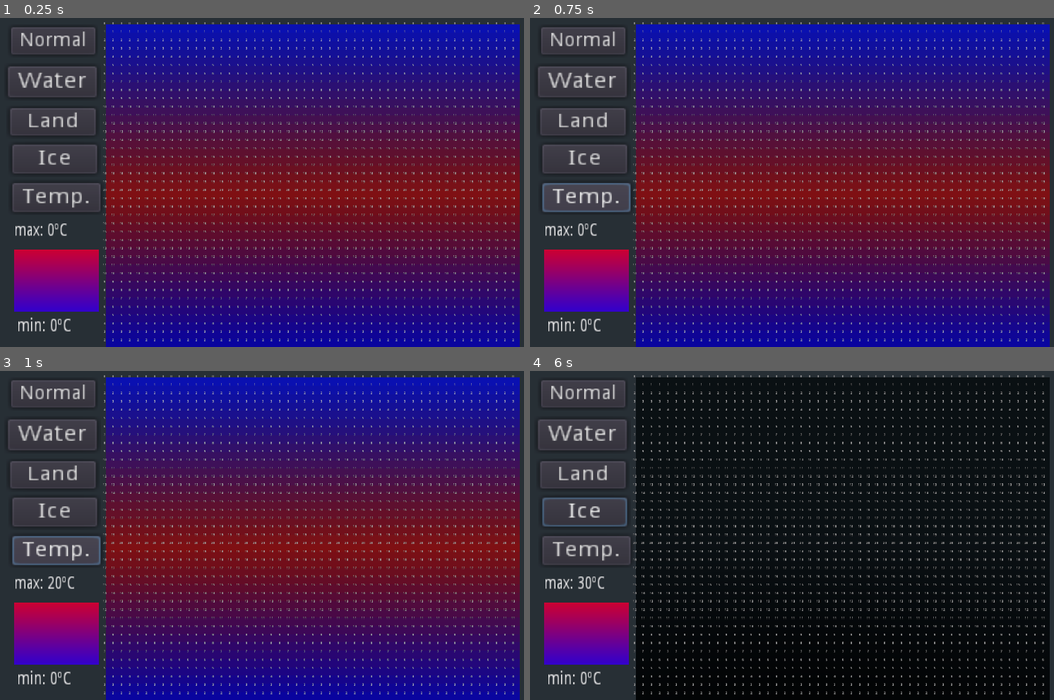
Above: before the commit, frames 1-4 (two rows, left to right).
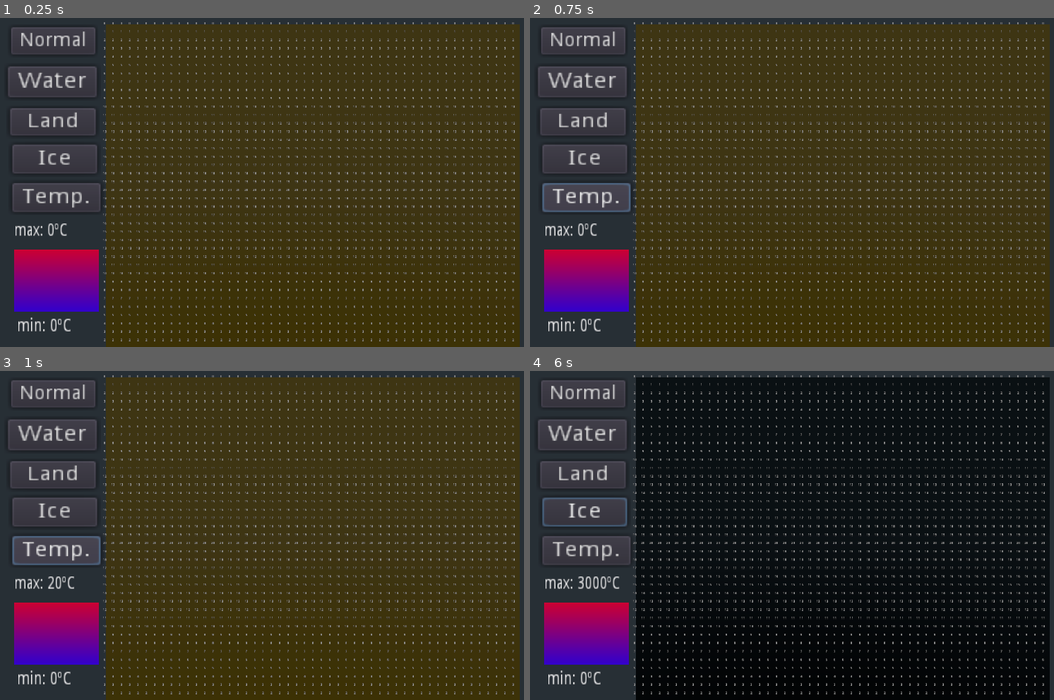
Above: after the commit, the same moments.

Repository: nestorac/earth
Game: Godot game, scene res://Globe.tscn
The game is run twice, just before and just after one commit, with the same random seed, the same clock (stepped at 60 frames per second) and the same inputs.
Inputs (mouse positions are in pixels of both pictures, inside the frame that each line leads up to):
- Up to frame 1 (0.25 s): no input
- Up to frame 2 (0.75 s): click "Temp." at 0.5 s
- Up to frame 3 (1 s): no input
- Up to frame 4 (6 s): click "Normal" at 1.25 s; click "Normal" at 2 s; click "Water" at 2.75 s; click "Land" at 3.5 s; click "Ice" at 4.25 s; tap Enter at 5 s; move the mouse to (933, 519) at 5.02 s; hold Space (update_terrains) 5.03-5.78 s; tap T (test1) at 5.1 s; move the mouse to (697, 551) at 5.77 s; tap G (test2) at 5.85 s

The runs differ from the first frame. In frame 1, 75% of the frame differs, in the area x 20-100%, y 1-100%; in frame 2, 75%; in frame 3, 75%; in frame 4, 0.1%.
Error before the commit: Invalid call. Nonexistent function 'set_terrain' in base 'MeshInstance (Square.gd)'. (res://Scripts/World.gd:86)
Error after the commit: Invalid call. Nonexistent function 'cubic_interpolate' in base 'Color'. (res://Scripts/Square.gd:120)

Commit message:
trying to represent temperatures correctly

Diff:
--- a/Scripts/Square.gd
+++ b/Scripts/Square.gd
@@ -107,13 +107,19 @@
 	var material = get_surface_material(0)
 	var value = 0.0
 
+	if _max > 20:
+		_max = 20.0
+
 	if _max == _min:
 		value = _min - temperature_celsius
 	else:
 		value = abs( ( float(_min - temperature_celsius) ) / (float ( (_max - _min) ) ) )
 		print (abs(value))
 
-	color = GlobalVars.color_min.linear_interpolate(GlobalVars.color_max, value)
+#	color = GlobalVars.color_min.linear_interpolate(GlobalVars.color_max, value)
+	color = GlobalVars.color_min.cubic_interpolate(GlobalVars.color_max, value)
+
+	print ("Value: ", value)
 
 	material.albedo_color = color
 
--- a/Scripts/World.gd
+++ b/Scripts/World.gd
@@ -12,7 +12,7 @@
 var max_temp_c = 0.0
 var min_temp_c = 0.0
 
-const TEMP_IMPACT = 30.0
+const TEMP_IMPACT = 3000.0
 
 export var islands = 5
 export var layer = GlobalVars.layer.NONE
